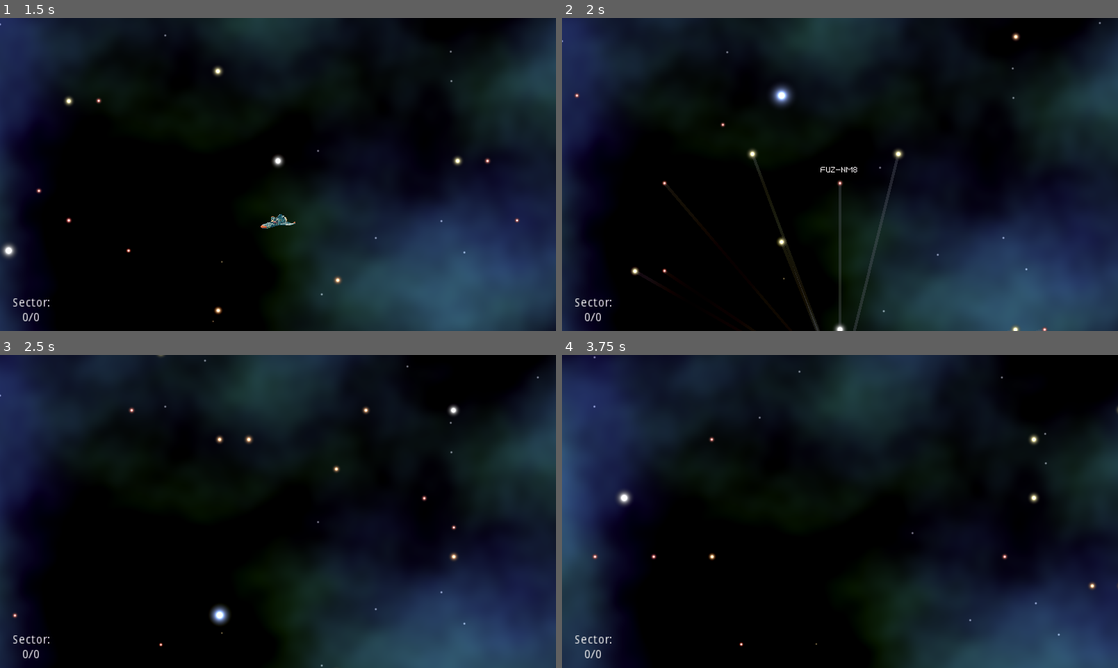
Above: before the commit, frames 1-4 (two rows, left to right).
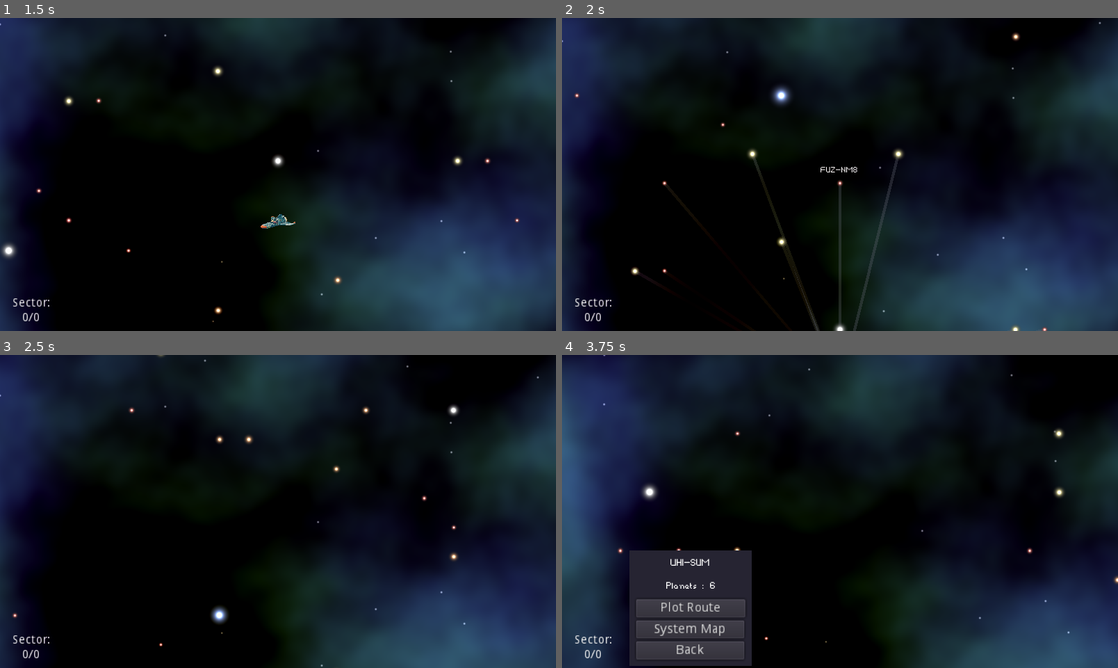
Above: after the commit, the same moments.

Repository: ADBoulding/Space-Game
Game: Godot game, scene res://Scenes/title_screen/title_screen.tscn
The game is run twice, just before and just after one commit, with the same random seed, the same clock (stepped at 60 frames per second) and the same inputs. The engine's default icon, where the game draws it, is replaced by a stand-in: a white triangle on a blue panel in a dark square.
Inputs (mouse positions are in pixels of both pictures, inside the frame that each line leads up to):
- Up to frame 1 (1.5 s): click "New Game" at 0.5 s; move the mouse to (278, 174) at 1.27 s; hold Up (ui_up) from 1.28 s (still down); click (278, 174) at 1.42 s
- Up to frame 2 (2 s): keep holding Up (ui_up)
- Up to frame 3 (2.5 s): keep holding Up (ui_up); move the mouse to (278, 520) at 2.02 s; click (278, 520) at 2.17 s
- Up to frame 4 (3.75 s): move the mouse to (723, 442) at 2.77 s; release Up (ui_up) at 2.78 s; hold Left (ui_left) from 2.78 s (still down); click (723, 442) at 2.92 s; move the mouse to (562, 555) at 3.52 s; click (562, 555) at 3.67 s

Frame 1 is identical in both runs. In frame 2, less than 0.1% of the frame differs, in the area x 38-42%, y 22-28%; in frame 3, 0.1%; in frame 4, 8.7%, in the area x 5-100%, y 0-100%.

Commit message:
Rudimentary Route Plotting in Galaxy Map

Diff:
--- a/Space-Game/Scenes/galaxy_map/GalaxyCam.gd
+++ b/Space-Game/Scenes/galaxy_map/GalaxyCam.gd
@@ -37,7 +37,6 @@
 
 func _unFocus():
 	focused = false
-	tPanel.hide()
 
 func _process(delta):
 	var vecs
@@ -45,8 +44,8 @@
 		if buffer(position, destination, buff):
 			print("howdydoda")
 			moving = false
-			tPanel.rect_position = Vector2(330,190)
-			tPanel.show()
+			if focused:
+				_unFocus()
 			return
 		vecs = Vector2(lerp(position.x,destination.x,mSpeed * delta),lerp(position.y,destination.y,mSpeed * delta))
 		position = correctVector(vecs, limits)
--- a/Space-Game/Scenes/galaxy_map/Galaxy_Map.gd
+++ b/Space-Game/Scenes/galaxy_map/Galaxy_Map.gd
@@ -35,6 +35,8 @@
 # Ship
 var shipLocation
 var isInSystem := false
+var shipRadius := 1000.0
+var shipRadiusWait := false
 
 export var speed := 250
 export (int, 1, 10) var searchRadius
@@ -45,6 +47,7 @@
 
 var shipMoving = false
 var mSpeed = 2.0
+var canPlot = false
 
 # Called when the node enters the scene tree for the first time.
 func _ready():
@@ -115,7 +118,7 @@
 func eraseLines():
 	if line_2d.visible:
 		line_2d.hide()
-	for x in get_children():
+	for x in $potentialContainer.get_children():
 		if "line_" in x.name:
 			x.queue_free()
 
@@ -133,16 +136,22 @@
 		line.name = pName
 		line.points = PoolVector2Array([toScreen, ship.position])
 		line.show()
-		add_child(line, true)
+		$potentialContainer.add_child(line, true)
 
 func highlightStar(star):
-	if star in potentialStars:
-		print("Star is in potential stars")
-		targetStar = star
-		setTargetStarLocation()
-		line_2d.points = PoolVector2Array([targetStarGlobal, ship.position])
-		line_2d.show()
-		updateSystemPanel(targetStarGlobal)
+	targetStar = star
+	setTargetStarLocation()
+	print("DISTANCE TO LOCATION : ", targetStar.global_position.distance_to(currentStarGlobal))
+	match star in potentialStars:
+		true:
+			print("Star is in potential stars")
+			line_2d.points = PoolVector2Array([targetStarGlobal, ship.position])
+			line_2d.show()
+			updateSystemPanel(star)
+		false:
+			print("star is outside potential stars")
+			canPlot = true
+			updateSystemPanel(star, false)
 
 # When arrived at location, set current position as the target position and update destinations
 func arrivedAtStar():
@@ -154,14 +163,21 @@
 	cam.position = cam.correctVector(ship.position, cam.limits)
 
 # Updates the system panel and sets the information to the systems
-func updateSystemPanel(dest : Vector2):
+func updateSystemPanel(star : Area2D, canTravel := true):
 	tPanelSlave.show()
-	var _s : Galaxy.SolarSystem = targetStar.star
-	tPanelSlave.global_position = dest + Vector2(10,0)
+	var _s : Galaxy.SolarSystem = star.star
+	tPanelSlave.global_position = star.global_position + Vector2(10,0)
 	$tPaneSlave/TPanel/PlanetNum.text = str("Planets : ",_s.planetNum)
 	$tPaneSlave/TPanel/SystemName.text = _s.name
+	match canTravel:
+		true:
+			$tPaneSlave/TPanel/PlotRoute.hide()
+			$tPaneSlave/TPanel/Travel.show()
+		false:
+			$tPaneSlave/TPanel/PlotRoute.show()
+			$tPaneSlave/TPanel/Travel.hide()
 #	$TPanel/PlanetNum.text = str("No Data")
-	#cam._moveToLocation(_centerCoords(tile.map_to_world(dest)))
+	cam._moveToLocation(star.global_position)
 
 # Updates the label in the bottom to the cuurent coordinates
 func updateLabel():
@@ -219,9 +235,10 @@
 ################################################################################
 
 func setButtonSignals():
-	$tPaneSlave/TPanel/Travel.connect("button_down", self, "travelSystem")
-	$tPaneSlave/TPanel/System.connect("button_down", self, "openSystemMap")
-	$tPaneSlave/TPanel/Back.connect("button_down", self, "hidePanel")
+	$tPaneSlave/TPanel/Travel.connect("pressed", self, "travelSystem")
+	$tPaneSlave/TPanel/System.connect("pressed", self, "openSystemMap")
+	$tPaneSlave/TPanel/Back.connect("pressed", self, "hidePanel")
+	$tPaneSlave/TPanel/PlotRoute.connect("pressed", self, "plotRoute")
 
 # Opens the system map
 func openSystemMap():
@@ -238,6 +255,152 @@
 func travelSystem():
 	if currentStar != targetStar:
 		moveShip(targetStarGlobal)
+
+func plotRoute():
+	var plotting = $Plotting/ColorRect
+	if !canPlot:
+		return
+	#plotting.show()
+	var newArea2D = Area2D.new()
+	var newCollisionShape = CollisionShape2D.new()
+	var capsule = CapsuleShape2D.new()
+
+	newArea2D.name = "searchRadius"
+	newCollisionShape.name = "sRadiusCollider"
+
+	# Set the current star and target star
+	var star = targetStar
+	var cStar = currentStar
+	var tStar = targetStar
+	var jumpDist = $Ship/Area2D/CollisionShape2D.shape.radius * ship.scale.x
+
+	var initDist = cStar.global_position.distance_to(tStar.global_position) + 50
+	var initLoc = (cStar.global_position + tStar.global_position)/2
+
+	# Creates the search radius
+	newArea2D.position = initLoc
+	capsule.radius = max(initDist * 0.25, 200)
+	capsule.height = max(initDist - 2*capsule.radius, 0)
+	newCollisionShape.shape = capsule
+	newCollisionShape.rotation_degrees = rad2deg(cStar.global_position.angle_to_point(tStar.global_position)) + 270
+
+	add_child(newArea2D,true)
+	var _sR : Area2D = get_node("searchRadius")
+	_sR.add_child(newCollisionShape,true)
+	var _cR : CollisionShape2D = _sR.get_node("sRadiusCollider")
+
+	print("CHILD NODE = ",get_node("searchRadius"),"\n\tPosition = ",_sR.global_position,"\n\tRadius = ",_cR.shape.radius)
+
+	_sR.global_position = _sR.global_position
+	_cR.position = Vector2(0,0)
+	yield(get_tree(), "idle_frame")
+	yield(get_tree(), "idle_frame")
+
+	print(_cR.shape.radius)
+	print(_cR.shape.height)
+	print(_sR.global_position)
+	print(_cR.rotation_degrees)
+
+	var potStars = _sR.get_overlapping_areas()
+	print(_sR.get_overlapping_areas().size())
+	print(cStar in _sR.get_overlapping_areas())
+	print(tStar in _sR.get_overlapping_areas())
+
+	var err = false 			# error in routeplanning
+	var starsInRoute = []
+	# Make arrays to contain the
+	print("current star : ",currentStar.star.name)
+	print("Plotting route to :",targetStar.star.name)
+
+	var _resolved = false
+	var _plotting = true
+	while _plotting:
+		starsInRoute = []
+		starsInRoute.append(currentStar)
+		cStar = currentStar
+		_resolved = false
+		while !_resolved:
+
+			# Set Radius and Refresh Position, Wait for two physics frames
+			var rad = cStar.global_position.distance_to(tStar.global_position) + 10
+			_sR.global_position = _sR.global_position
+			_cR.shape.radius = rad
+			_cR.position = Vector2(0,0)
+			yield(get_tree(), "idle_frame")
+			yield(get_tree(), "idle_frame")
+
+			# Get initial star array
+			var overlapBuffer = _sR.get_overlapping_areas()
+			var overlap = []
+			match overlapBuffer.size() < potStars.size():
+				true:
+					for _s in overlapBuffer:
+						if potStars.has(_s):
+							overlap.append(_s)
+				false:
+					for _s in potStars:
+						if overlapBuffer.has(_s):
+							overlap.append(_s)
+
+			# Sort out unneeded stars and objects
+			if overlap.find(ship.get_node("Area2D")) != -1: 	# For Ship
+				overlap.remove(overlap.find(ship.get_node("Area2D")))
+			if overlap.find(cStar) != -1:						# For current star
+				overlap.remove(overlap.find(cStar))
+
+			# Get stars that can be jumped to and their distance to the target star
+			var cStars = []
+			var cDists = []
+			for i in range(0, overlap.size()):
+				var cDist = overlap[i].global_position.distance_to(cStar.global_position)
+				var tDist = overlap[i].global_position.distance_to(tStar.global_position)
+				if cDist < jumpDist:
+					cStars.append(overlap[i])
+					cDists.append(tDist)
+
+			if cStars.size() == 0:
+				_resolved = true
+				continue
+
+			var sCDist = cDists.find(min_arr(cDists))
+			var nCStar = cStars[sCDist]
+
+			starsInRoute.append(nCStar)
+
+			if nCStar.global_position.distance_to(tStar.global_position) < jumpDist:
+				starsInRoute.append(tStar)
+				_resolved = true
+				_plotting = false
+				continue
+
+			# Else Continue with new data
+			cStar = nCStar
+
+	_sR.queue_free()
+	print("Route Length : ",starsInRoute.size())
+
+	erasePlot()
+	for i in range(0,starsInRoute.size()):
+		var from
+		if i == 0:
+			from = currentStarGlobal
+		else:
+			from = starsInRoute[i-1].global_position
+		var to = starsInRoute[i].global_position
+
+		var line = load("res://Scenes/galaxy_map/mapPlotLine.tscn").instance()
+		var lName = str("plot_",from,"-",to)
+		line.name = lName
+		line.points = PoolVector2Array([from, to])
+		line.show()
+		$mapPlotContainer.add_child(line, true)
+	canPlot = false
+	plotting.hide()
+
+func erasePlot():
+	for x in $mapPlotContainer.get_children():
+		if "plot_" in x.name:
+			x.queue_free()
 
 # Hides the panel
 func hidePanel():
@@ -294,8 +457,21 @@
 			return true
 	return false
 
-
-
+# Returns the minimum value in an array
+func min_arr(array):
+	var min_val = array[0]
+	for i in range(0,array.size()):
+		min_val = min(min_val, array[i])
+	return min_val
+
+func _physics_process(delta):
+	pass
 
 func _on_Area2D_area_entered(area):
 	pass # Replace with function body.
+
+class MyCustomSorter:
+		static func sort(a, b):
+			if a[1] < b[1]:
+				return true
+			return false
--- a/Space-Game/Scenes/galaxy_map/Galaxy_Map.tscn
+++ b/Space-Game/Scenes/galaxy_map/Galaxy_Map.tscn
@@ -18,6 +18,9 @@
 resource_local_to_scene = true
 radius = 1000.0
 
+[sub_resource type="RectangleShape2D" id=4]
+extents = Vector2( 500, 100 )
+
 [sub_resource type="ShaderMaterial" id=3]
 shader = ExtResource( 2 )
 shader_param/octaves = 5
@@ -47,6 +50,17 @@
 margin_right = 126.52
 margin_bottom = 73.3096
 text = "Travel"
+__meta__ = {
+"_edit_use_anchors_": false
+}
+
+[node name="PlotRoute" type="Button" parent="tPaneSlave/TPanel"]
+visible = false
+margin_left = 6.51996
+margin_top = 53.3096
+margin_right = 126.52
+margin_bottom = 73.3096
+text = "Plot Route"
 __meta__ = {
 "_edit_use_anchors_": false
 }
@@ -102,7 +116,6 @@
 texture = ExtResource( 4 )
 
 [node name="Area2D" type="Area2D" parent="Ship"]
-collision_layer = 512
 
 [node name="CollisionShape2D" type="CollisionShape2D" parent="Ship/Area2D"]
 shape = SubResource( 2 )
@@ -121,6 +134,15 @@
 z_as_relative = false
 width = 2.0
 default_color = Color( 1, 1, 1, 1 )
+
+[node name="potentialContainer" type="Node2D" parent="."]
+
+[node name="CollisionShape2D" type="CollisionShape2D" parent="potentialContainer"]
+visible = false
+rotation = -0.202458
+shape = SubResource( 4 )
+
+[node name="mapPlotContainer" type="Node2D" parent="."]
 
 [node name="CanvasLayer" type="CanvasLayer" parent="."]
 layer = -5
@@ -156,6 +178,54 @@
 }
 scroll_scale = 0.1
 
+[node name="Plotting" type="CanvasLayer" parent="."]
+layer = 5
+
+[node name="ColorRect" type="ColorRect" parent="Plotting"]
+visible = false
+anchor_right = 1.0
+anchor_bottom = 1.0
+color = Color( 0.223529, 0.2, 0.2, 0.576471 )
+__meta__ = {
+"_edit_use_anchors_": false
+}
+
+[node name="Panel" type="Panel" parent="Plotting/ColorRect"]
+anchor_left = 0.5
+anchor_top = 0.5
+anchor_right = 0.5
+anchor_bottom = 0.5
+margin_left = -58.0
+margin_top = -40.0
+margin_right = 58.0
+margin_bottom = 40.0
+
+[node name="Label" type="Label" parent="Plotting/ColorRect/Panel"]
+anchor_left = 0.5
+anchor_top = 0.5
+anchor_right = 0.5
+anchor_bottom = 0.5
+margin_left = -24.5
+margin_top = -13.0
+margin_right = 24.5
+margin_bottom = 1.0
+text = "Plotting"
+align = 1
+valign = 1
+
+[node name="progress" type="Label" parent="Plotting/ColorRect/Panel"]
+anchor_left = 0.5
+anchor_top = 0.5
+anchor_right = 0.5
+anchor_bottom = 0.5
+margin_left = -30.0
+margin_top = 7.0
+margin_right = 30.0
+margin_bottom = 21.0
+text = "1...2...3..."
+align = 1
+valign = 1
+
 [node name="Pause_Menu" parent="." instance=ExtResource( 6 )]
 [connection signal="area_entered" from="Ship/Area2D" to="." method="_on_Area2D_area_entered"]
 [connection signal="input_event" from="Ship/Area2D" to="." method="_on_Area2D_input_event"]
--- /dev/null
+++ b/Space-Game/Scenes/galaxy_map/mapPlotLine.tscn
@@ -0,0 +1,7 @@
+[gd_scene format=2]
+
+[node name="potentials" type="Line2D"]
+z_index = -2
+z_as_relative = false
+width = 3.0
+default_color = Color( 0.627451, 0.678431, 0.901961, 1 )
--- a/Space-Game/Scenes/galaxy_map/star.gd
+++ b/Space-Game/Scenes/galaxy_map/star.gd
@@ -3,17 +3,27 @@
 signal clickedOn
 
 onready var label : Label = $Label
+onready var collider : CollisionShape2D = $CollisionShape2D
 
 var ID : Vector2
 var star : Galaxy.SolarSystem
+var expanding = false
+var radius = 10.0
 
-#func _ready():
-#	Global.randomizeRNG()
-#	var size = star.starSize
-#	var colour = Galaxy.starColour[star.starType]["colour"]
-#	var mat = $Sprite.get_material()
-#	$Sprite.scale = Vector2(size,size)
-#	mat.set_shader_param("starColour", colour)
+
+func _ready():
+	pass
+
+func _process(delta):
+	if expanding:
+		if collider.shape.radius >= radius:
+			collider.shape.radius = radius
+			expanding = false
+			return
+		var _r = lerp(collider.shape.radius, radius, delta)
+		collider.shape.radius = _r
+
+
 
 func setID(id : Vector2, cluster : Galaxy.Cluster):
 	ID = id
@@ -34,6 +44,11 @@
 			emit_signal("clickedOn")
 
 
+func radiusExpand(size := 10):
+	radius = size
+	collider.shape.radius = size - 5
+	expanding = true
+
 func _on_Area2D_mouse_entered():
 	label.text = star.name
 	label.show()
--- a/Space-Game/Scenes/galaxy_map/star.tscn
+++ b/Space-Game/Scenes/galaxy_map/star.tscn
@@ -13,25 +13,24 @@
 shader_param/star_size = 2.0
 shader_param/flares = 0.0
 
-[sub_resource type="CircleShape2D" id=3]
+[sub_resource type="CircleShape2D" id=2]
+resource_local_to_scene = true
 
-[sub_resource type="DynamicFont" id=4]
+[sub_resource type="DynamicFont" id=3]
 size = 15
 outline_color = Color( 0.2, 0.2, 0.2, 1 )
 font_data = ExtResource( 3 )
 
 [node name="Area2D" type="Area2D"]
-monitoring = false
 script = ExtResource( 2 )
 
 [node name="Sprite" type="Sprite" parent="."]
-material = SubResource( 2 )
+material = SubResource( 1 )
 scale = Vector2( 3, 3 )
 texture = ExtResource( 1 )
 
 [node name="CollisionShape2D" type="CollisionShape2D" parent="."]
-visible = false
-shape = SubResource( 3 )
+shape = SubResource( 2 )
 
 [node name="Label" type="Label" parent="."]
 visible = false
--- a/Space-Game/scripts/galaxy/Galaxy.gd
+++ b/Space-Game/scripts/galaxy/Galaxy.gd
@@ -16,7 +16,7 @@
 	},
 	STARTYPE.B : {
 		"colour" : Color(0.6,0.71,1,1),
-		"sizeRange" : [1.8,4.0],
+		"sizeRange" : [1.8,3.0],
 		"chance" : [0.97,0.99]
 	},
 	STARTYPE.A : {
Not shown: 1 places in Space-Game/Scenes/galaxy_map/Galaxy_Map.tscn that only renumber resources
Not shown: 2 places in Space-Game/Scenes/galaxy_map/star.tscn that only renumber resources
